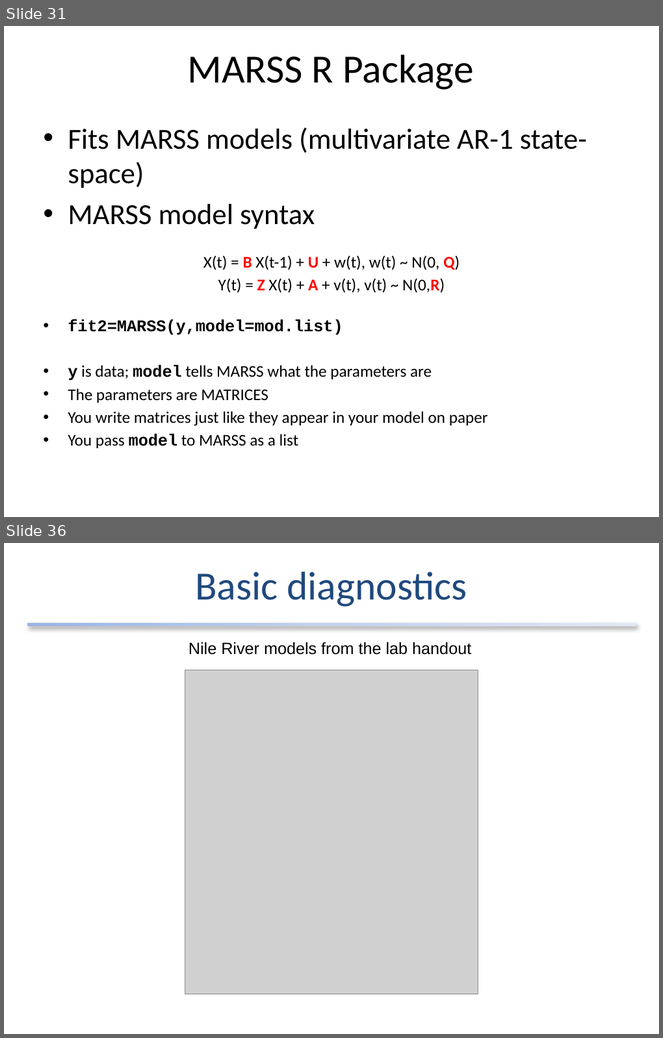
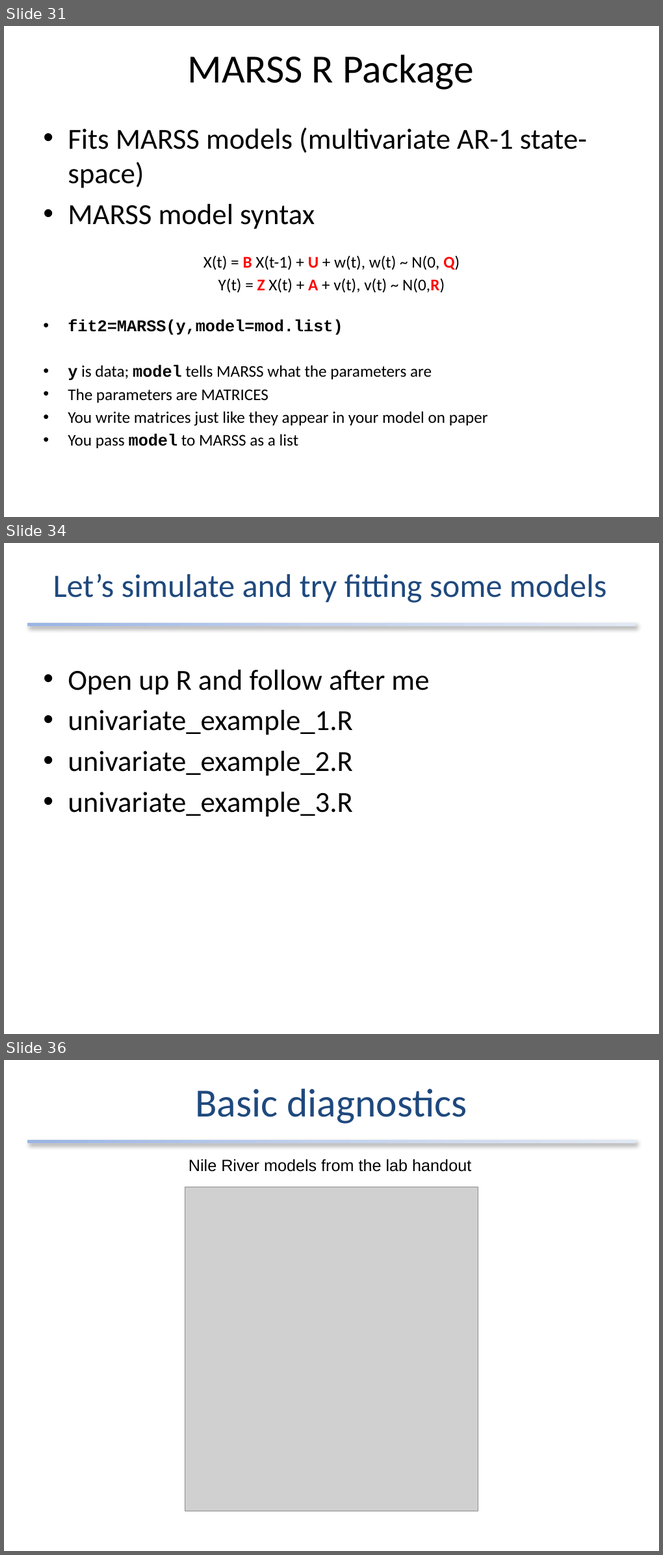
Before and after one commit to atsa-es/atsa, a slide deck: Lectures/Week 3/lec_05_uni_state_space.pptx. Shown one above the other, each under a label of ours: slides 31 and 36 before the commit, slides 31, 34 and 36 after it; the slides between them are not shown. The pictures are 663x1038 and 663x1555 pixels, drawn with LibreOffice and Linux fonts; fonts in the diff are those of the drawing; grey boxes stand for pictures. Boxes give left, top, right and bottom in pixels: in the first picture for what was removed or moved away, otherwise in the second. Text is boxed around its words. In the diff, an @@ line names an element or a change of style, - is before the commit and + after.

```diff
--- a/Lectures/Week 3/lec_05_uni_state_space.pptx
+++ b/Lectures/Week 3/lec_05_uni_state_space.pptx
@@ slide 34 added at (4,543,659,1034), background #FFFFFF @@
@@ title added at (53,574,607,603), 36 pt, text #1F497D @@
+Let’s simulate and try fitting some models
@@ rectangle added at (27,623,636,626), fill gradient #9AB5E4 to #C2D1ED to #E1E8F5 @@
@@ text added at (68,670,429,817), 32 pt, text #000000 @@
+• Open up R and follow after me
+• univariate_example_1.R
+• univariate_example_2.R
+• univariate_example_3.R
```
Also in this commit, not shown: 6 slides changed, 2 other slides added, 1 slide removed, 6 other files.
